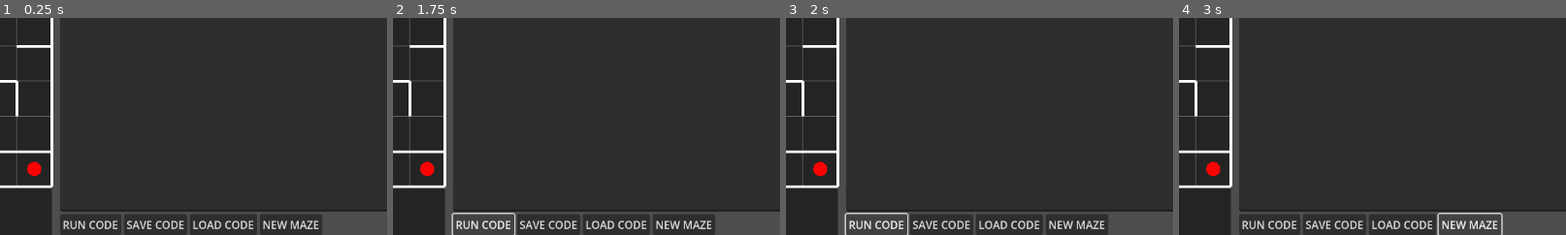
Above: before the commit, frames 1-4 (left to right).
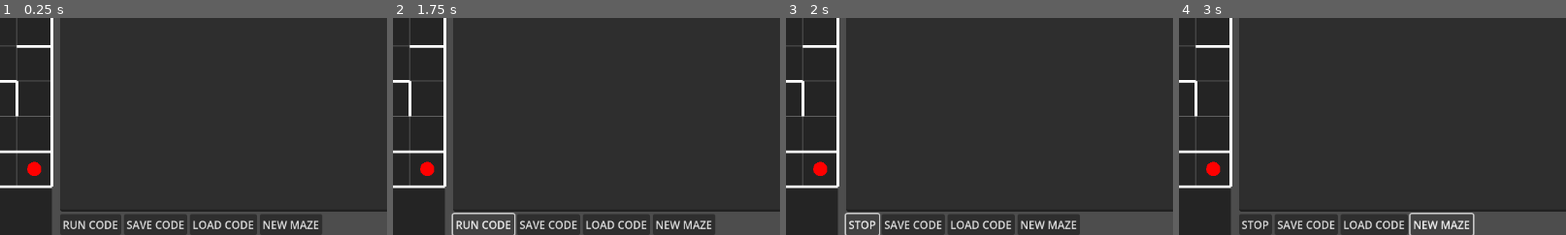
Above: after the commit, the same moments.

Repository: jamesabsolom/micromouse
Game: Godot game, scene res://scenes/main.tscn
Two runs of this game, one before a commit and one after it. Both use one fixed random seed, a clock stepped at 60 frames per second and the inputs below.
Inputs (mouse positions are % of the whole screen's width and height, from its top left):
- Up to frame 1 (0.25 s): no input
- Up to frame 2 (1.75 s): click (76, 47) at 0.52 s; type "12" at 0.6 s; click "RUN CODE" at 1.25 s
- Up to frame 3 (2 s): no input
- Up to frame 4 (3 s): click "RUN CODE" (after the commit: "STOP") at 2 s; click "NEW MAZE" at 2.75 s
The pictures show only the part of the screen within x 43-93%, y 50-100%; the shares and areas given below are measured in that part.

Frames 1-2 are identical in both runs. In frame 3, 2.5% of the frame differs, in the area x 16-84%, y 89-100%; in frame 4, 2.2%.
Error before the commit: Parse Error: Function "parse_script()" not found in base self. (res://scripts/mouse_interpreter.gd:30)

Commit message:
added nice centering abilities

Diff:
--- a/scripts/globals.gd
+++ b/scripts/globals.gd
@@ -4,7 +4,7 @@
 var interpreter_debug_enabled := false
 var debug_enabled := false
 var sensor_debug := false
-var print_parse_tree = false
+var print_parse_tree = true
 
 ## MOUSE SETTINGS ##
 var move_speed := 5
--- a/scripts/mouse.gd
+++ b/scripts/mouse.gd
@@ -82,3 +82,12 @@
 	var angle_diff = facing_dir.angle_to(to_target)
 	#print(angle_diff)
 	return abs(angle_diff) < 0.01  # ~8.6 degrees tolerance
+
+func get_cell_center(grid_pos: Vector2i) -> Vector2:
+	var cell_size = 64  # or whatever your tile size is
+	return Vector2(grid_pos.x * cell_size + cell_size / 2, grid_pos.y * cell_size + cell_size / 2)
+
+func snap_to_cell_center(cell: Vector2i) -> void:
+	var cell_size := Vector2(64, 64)  # Adjust to match your grid
+	var center: Vector2 = Vector2(cell) * cell_size + cell_size / 2
+	global_position = center
--- a/scripts/mouse_interpreter.gd
+++ b/scripts/mouse_interpreter.gd
@@ -28,6 +28,10 @@
 func run_script(script_text: String, mouse_ref: Node):#
 	mouse = mouse_ref
 	command_queue = parse_script(script_text)
+	if Globals.print_parse_tree:
+		print("=== PARSE TREE ===")
+		dump_commands(command_queue)
+		print("=== END PARSE TREE ===")
 	if command_queue.is_empty():
 		push_error("No commands to run.")
 		return
@@ -35,6 +39,152 @@
 	running = true
 	stop_flag = false
 	await _run_command_list(command_queue, my_token)
+
+func parse_script(script: String) -> Array:
+	var lines = script.split("\n", false)
+	var root_commands: Array = []
+	var stack: Array = []
+	for i in range(lines.size()):
+		var raw_line: String = lines[i]
+		var indent := 0
+		var rest := raw_line
+		while rest.begins_with("\t") or rest.begins_with("    "):
+			if rest.begins_with("\t"):
+				indent += 1
+				rest = rest.substr(1)
+			else:
+				indent += 1
+				rest = rest.substr(4)
+		var trimmed := rest.strip_edges()
+		#print("DEBUG parse: line %d → indent=%d, trimmed=\"%s\"" % [i+1, indent, trimmed])
+		if trimmed == "" or trimmed.begins_with("#"):
+			continue
+		var content := trimmed.to_upper()
+		# Pop finished or same-level blocks
+		while stack.size() > 0 and (indent < stack[-1]["indent"] or ((stack[-1]["action"] in ["repeat", "loop", "while", "while_facing", "while_on", "while_centered"]) and indent == stack[-1]["indent"])):
+			stack.pop_back()
+		# Determine where to append this command
+		var parent_body: Array
+		if stack.is_empty():
+			parent_body = root_commands
+		else:
+			var top = stack[-1]
+			if top["action"] in ["if", "if_facing", "if_on"] and top.get("state", "body") == "else":
+				parent_body = top["else_body"]
+			else:
+				parent_body = top["body"]
+
+		# Parse commands
+#--------------------------------------------------------------------------------
+#							LOOP STATEMENTS
+#--------------------------------------------------------------------------------
+		if content == "LOOP":
+			var loop_block = {"action":"loop", "body":[], "indent":indent}
+			parent_body.append(loop_block)
+			stack.append(loop_block)
+		elif content.begins_with("REPEAT"):
+			var count := int(content.substr(6).strip_edges())
+			var repeat_block = {"action":"repeat", "count":count, "body":[], "indent":indent}
+			parent_body.append(repeat_block)
+			stack.append(repeat_block)
+#--------------------------------------------------------------------------------
+#							WHILE STATEMENTS
+#--------------------------------------------------------------------------------
+		elif content.begins_with("WHILE SENSOR"):
+			var name = trimmed.substr(len("WHILE SENSOR")).strip_edges()
+			var while_block = {"action":"while", "condition":name, "negate":false, "body":[], "indent":indent}
+			parent_body.append(while_block)
+			stack.append(while_block)
+		elif content.begins_with("WHILE NOT SENSOR"):
+			var name = trimmed.substr(len("WHILE NOT SENSOR")).strip_edges()
+			var while_block = {"action":"while", "condition":name, "negate":true, "body":[], "indent":indent}
+			parent_body.append(while_block)
+			stack.append(while_block)
+		elif content.begins_with("WHILE FACING"):
+			var pos = trimmed.substr(len("WHILE FACING")).strip_edges()
+			var while_block = {"action": "while_facing", "target": pos, "negate": false, "body": [], "indent": indent}
+			parent_body.append(while_block)
+			stack.append(while_block)
+		elif content.begins_with("WHILE NOT FACING"):
+			var pos = trimmed.substr(len("WHILE NOT FACING")).strip_edges()
+			var while_block = {"action": "while_facing", "target": pos, "negate": true, "body": [], "indent": indent}
+			parent_body.append(while_block)
+			stack.append(while_block)
+		elif content.begins_with("WHILE ON"):
+			var pos = trimmed.substr(len("WHILE ON")).strip_edges()
+			var while_block = {"action": "while_on", "target": pos, "negate": false, "body": [], "indent": indent}
+			parent_body.append(while_block)
+			stack.append(while_block)
+		elif content.begins_with("WHILE NOT ON"):
+			var pos = trimmed.substr(len("WHILE NOT ON")).strip_edges()
+			var while_block = {"action": "while_on", "target": pos, "negate": true, "body": [], "indent": indent}
+			parent_body.append(while_block)
+			stack.append(while_block)
+		elif content.begins_with("WHILE CENTERED"):
+			var pos = trimmed.substr(len("WHILE CENTERED")).strip_edges()
+			var while_block = {"action": "while_centered", "target": pos, "negate": false, "body": [], "indent": indent}
+			parent_body.append(while_block)
+			stack.append(while_block)
+		elif content.begins_with("WHILE NOT CENTERED"):
+			var pos = trimmed.substr(len("WHILE NOT CENTERED")).strip_edges()
+			var while_block = {"action": "while_centered", "target": pos, "negate": true, "body": [], "indent": indent}
+			parent_body.append(while_block)
+			stack.append(while_block)
+#--------------------------------------------------------------------------------
+#							IF STATEMENTS
+#--------------------------------------------------------------------------------
+		elif content.begins_with("IF SENSOR"):
+			var name := trimmed.substr(len("IF SENSOR")).strip_edges()
+			var if_block = {"action":"if", "condition":name, "negate":false, "body":[], "else_body":[], "indent":indent, "state":"body"}
+			parent_body.append(if_block)
+			stack.append(if_block)
+		elif content.begins_with("IF NOT SENSOR"):
+			var name := trimmed.substr(len("IF NOT SENSOR")).strip_edges()  # length of "IF NOT SENSOR"
+			var if_block = {"action":"if", "condition":name, "negate":true, "body":[], "else_body":[], "indent":indent, "state":"body"}
+			parent_body.append(if_block)
+			stack.append(if_block)
+		elif content.begins_with("IF FACING"):
+			var pos = trimmed.substr(len("IF FACING")).strip_edges()
+			var if_block = {"action": "if_facing", "target": pos, "negate": false, "body": [], "else_body": [], "indent": indent, "state": "body"}
+			parent_body.append(if_block)
+			stack.append(if_block)
+		elif content.begins_with("IF NOT FACING"):
+			var pos = trimmed.substr(len("IF NOT FACING")).strip_edges()
+			var if_block = {"action": "if_facing", "target": pos, "negate": true, "body": [], "else_body": [], "indent": indent, "state": "body"}
+			parent_body.append(if_block)
+			stack.append(if_block)
+		elif content.begins_with("IF ON"):
+			var pos = trimmed.substr(len("IF ON")).strip_edges()
+			var if_block = {"action": "if_on", "target": pos, "negate": false, "body": [], "else_body": [], "indent": indent, "state": "body"}
+			parent_body.append(if_block)
+			stack.append(if_block)
+		elif content.begins_with("IF NOT ON"):
+			var pos = trimmed.substr(len("IF NOT ON")).strip_edges()
+			var if_block = {"action": "if_on", "target": pos, "negate": true, "body": [], "else_body": [], "indent": indent, "state": "body"}
+			parent_body.append(if_block)
+			stack.append(if_block)
+#--------------------------------------------------------------------------------
+#							ELSE STATEMENTS
+#--------------------------------------------------------------------------------
+		elif content == "ELSE":
+			if stack.is_empty() or stack[-1]["action"] != "if":
+				push_error("ELSE without matching IF")
+				return []
+			# Switch to else body for this if block
+			stack[-1]["state"] = "else"
+#--------------------------------------------------------------------------------
+#							MOVEMENT STATEMENTS
+#--------------------------------------------------------------------------------
+		elif content == "MOVE":
+			parent_body.append({"action":"move", "line":i})
+		elif content == "LEFT":
+			parent_body.append({"action":"left", "line":i})
+		elif content == "RIGHT":
+			parent_body.append({"action":"right", "line":i})
+		else:
+			push_error("Unknown command: %s" % trimmed)
+			return []
+	return root_commands
 
 func _run_command_list(commands: Array, token: int) -> void:
 	for cmd in commands:
@@ -128,6 +278,24 @@
 						await _run_command_list([inner_cmd], token)  # Run one-by-one
 					wcount += 1
 
+			"while_centered":
+				var wcount := 0
+				var target = cmd["target"]
+				var neg = cmd["negate"]
+				while token == _run_id and running and not stop_flag and (_is_centered(target) != neg):
+					if wcount >= max_iterations:
+						push_error("Infinite loop detected — execution aborted.")
+						running = false
+						return
+					for inner_cmd in cmd["body"]:
+						if token != _run_id or stop_flag:
+							return
+						await _run_command_list([inner_cmd], token)
+					wcount += 1
+				# Snap to exact center if condition was positive (i.e. user was trying to center)
+				if not neg and token == _run_id and not stop_flag:
+					mouse.snap_to_cell_center(_parse_position(target))
+
 		if token != _run_id or stop_flag:
 			return
 
@@ -168,6 +336,67 @@
 			push_error("Unknown position mode: " + mode)
 			return false
 
+func _is_centered(target_str: String) -> bool:
+	var target_pos: Vector2i
+	if target_str.begins_with("{") and target_str.ends_with("}"):
+		var raw: String = target_str.substr(1, target_str.length() - 2).strip_edges()
+		var parts: PackedStringArray = raw.split(",", false)
+		if parts.size() != 2:
+			push_error("Invalid coordinate format: " + target_str)
+			return false
+		target_pos = Vector2i(parts[0].to_int(), parts[1].to_int())
+	else:
+		push_error("Invalid position format: " + target_str)
+		return false
+
+	var current_pos: Vector2 = mouse.global_position
+	var center: Vector2 = mouse.get_cell_center(target_pos)
+	var dist: float = current_pos.distance_to(center)
+
+	if Globals.interpreter_debug_enabled:
+		print_debug("Checking centeredness: pos=", current_pos, " target_center=", center, " dist=", dist)
+
+	return dist < 10.0  # Adjust as needed
+
+func _parse_position(pos_str: String) -> Vector2i:
+	if pos_str.begins_with("{") and pos_str.ends_with("}"):
+		var trimmed = pos_str.substr(1, pos_str.length() - 2).strip_edges()
+		var parts = trimmed.split(",", false)
+		if parts.size() != 2:
+			push_error("Invalid coordinate format: " + pos_str)
+			return Vector2i.ZERO
+		return Vector2i(parts[0].to_int(), parts[1].to_int())
+	else:
+		push_error("Expected coordinate in format {x, y}, got: " + pos_str)
+		return Vector2i.ZERO
+
+
+# Dump the parsed command tree so you can see exactly
+# which commands ended up in which bodies/else_bodies.
+func dump_commands(cmds: Array, level: int = 0) -> void:
+	for cmd in cmds:
+		# indent the printout by one tab per tree‐level
+		var prefix := ""
+		for temp in range(level):
+			prefix += "\t"
+		# print the basic info
+		var info := "%s- action=%s (indent=%s)" % [prefix, cmd["action"], cmd.get("indent", "?")]
+		if cmd["action"] in ["if", "if_facing", "if_on"]:
+			info += " condition=\"%s\" negate=%s" % [cmd["condition"], cmd.get("negate", false)]
+		elif cmd["action"] == "repeat" or cmd["action"] == "loop":
+			info += " count=%s" % [cmd.get("count", "")]
+		print(info)
+
+		# recurse into bodies
+		if cmd["action"]in ["if", "if_facing", "if_on"]:
+			print("%s  body:" % prefix)
+			dump_commands(cmd["body"], level + 1)
+			print("%s  else_body:" % prefix)
+			dump_commands(cmd["else_body"], level + 1)
+		elif cmd["action"] in ["repeat", "loop", "while", "while_facing", "while_on", "while_centered"]:
+			print("%s  body:" % prefix)
+			dump_commands(cmd["body"], level + 1)
+
 func _debug_print_commands(commands: Array, level: int = 0) -> void:
 	for cmd in commands:
 		# use String.repeat(), not "*" operator
Not shown, changed: example_code/Facing_Test
